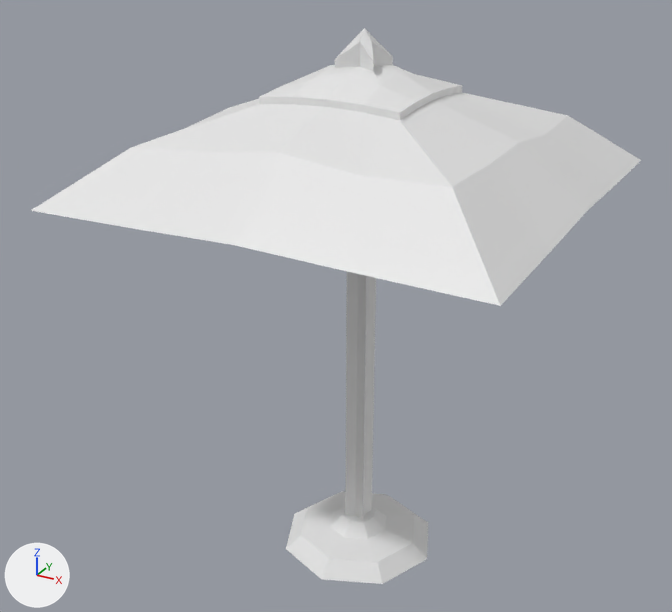
Before and after pictures for a commit that changed the FBX model Assets/Models/City Center Models/Umbrella_Center.fbx.
Rendered twice from a camera (50 mm lens) standing at (2.271, -62.239, 2.138) and looking at (0.925, -59.791, 0.915). The lights are fixed; the arrows at lower left show +X, +Y and +Z.

Names of what the first picture shows: 'Umbrella'.
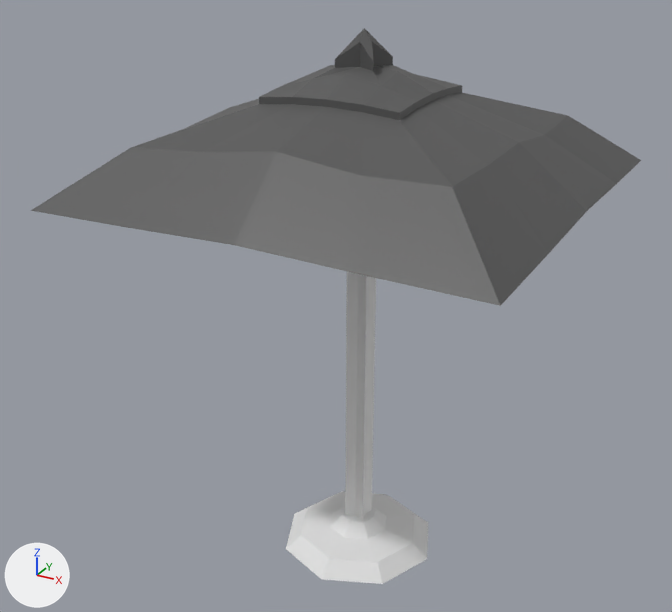
The newer file is also turned or shifted as a whole; pictures and numbers use the older file's frame.

Boxes (x1, y1, x2, y2) around the edits, measured in the pictures (672 x 612 px):
part 1 of me_cube_152, recoloured (white to grey)
    both: (31, 28, 641, 306)

What changed in the scene script:
```text
Add mat_top:
    mat_top = principled_material('Top')
    mat_top.base_color = (0.093, 0.093, 0.093)  # dark grey #565656
Add mat_umbrella:
    mat_umbrella = principled_material('Umbrella')
    mat_umbrella.base_color = (0.8, 0.8, 0.8)  # white #e7e7e7
Change me_cube_152:
    where me_cube_152.from_pydata(...)  # 146 vertices, 138 faces; spans x -0.69..0.69, y -0.69..0.69, z 0.0..1.79
    used by ob_umbrella; location = (1.0, -59.758, 0.002)
    me_cube_152 part 1: all 100 faces centred in x -0.59..0.59, y -0.59..0.59, z 1.35..1.75 switch from no material to mat_top (dark grey #565656)
    add me_cube_152.materials.append(mat_umbrella)  # white #e7e7e7
```
